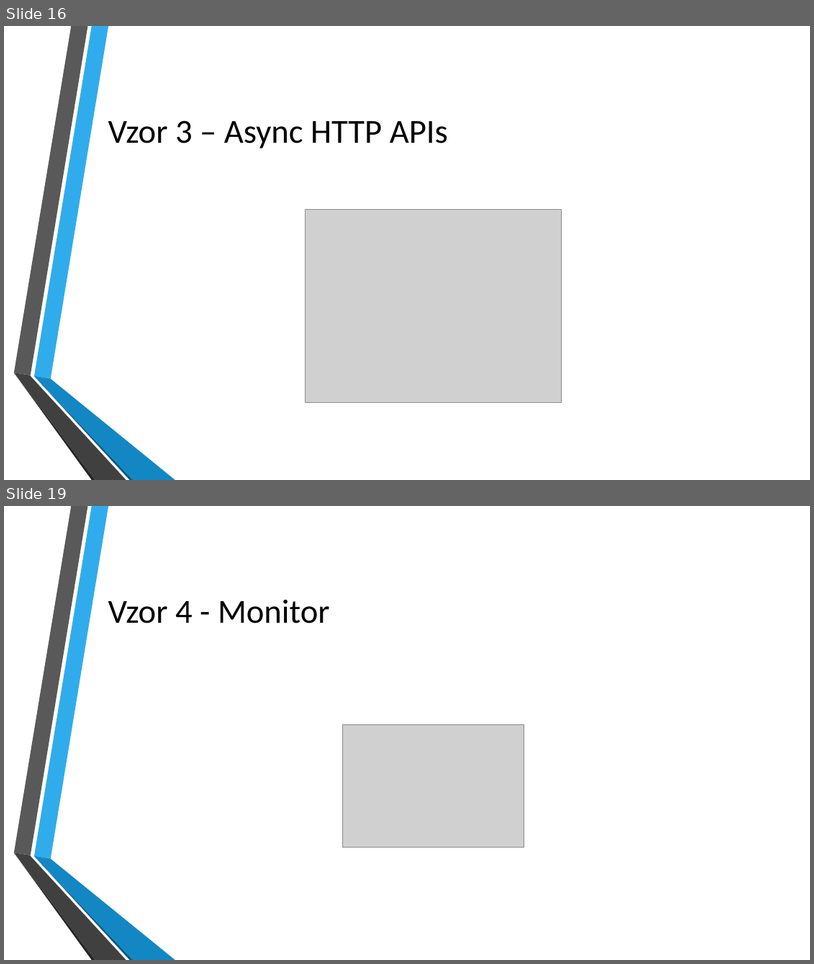
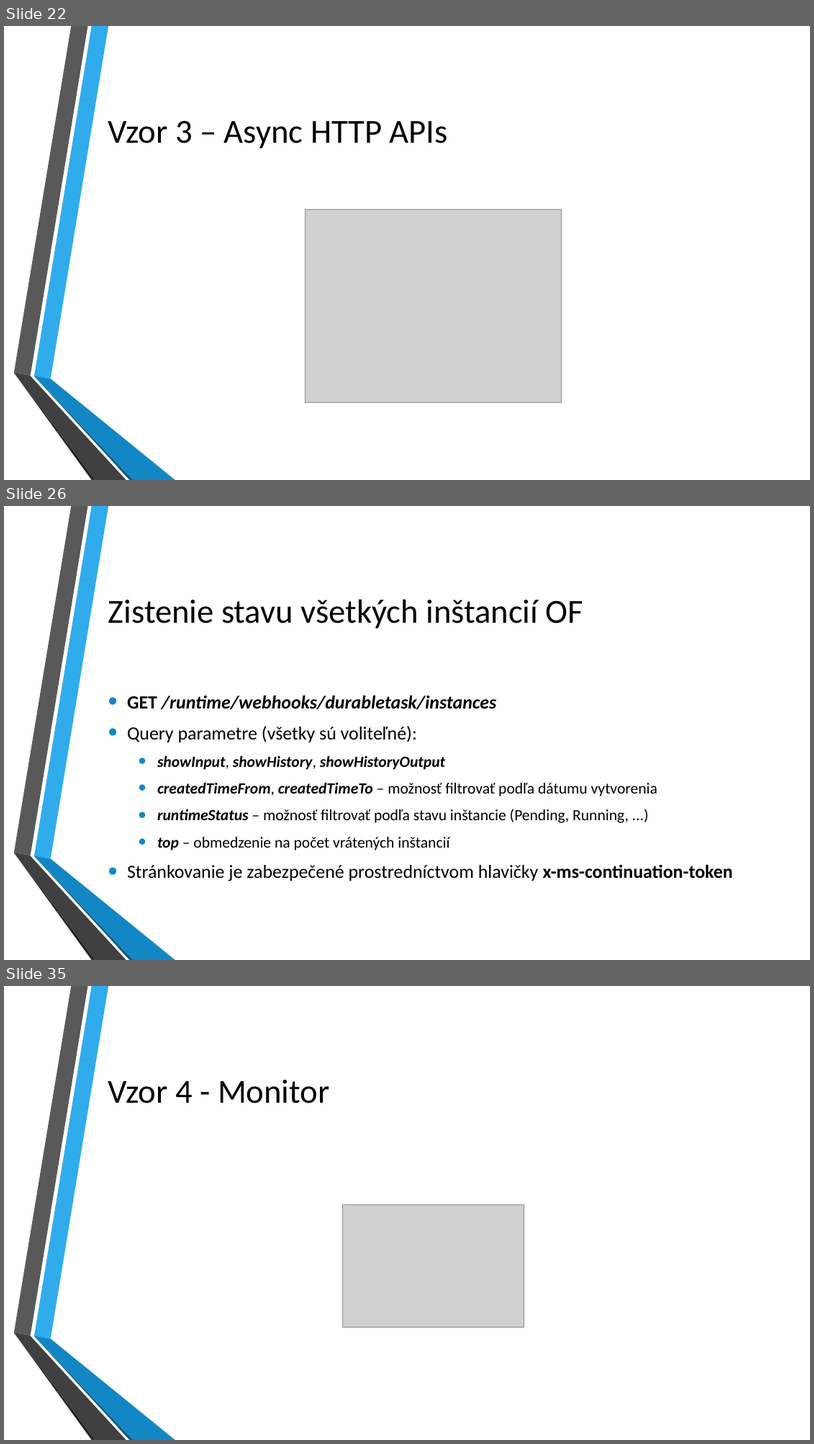
Before and after one commit to kubinko/Azure-Resources-Overview, a slide deck: 05 - Durable Functions/Durable Functions.pptx. Shown one above the other, each under a label of ours: slides 16 and 19 before the commit, slides 22, 26 and 35 after it; the slides between them are not shown. The pictures are 814x964 and 814x1444 pixels, drawn with LibreOffice and Linux fonts; fonts in the diff are those of the drawing; grey boxes stand for pictures; background and template pictures are left out. Boxes give left, top, right and bottom in pixels: in the first picture for what was removed or moved away, otherwise in the second. Text is boxed around its words. In the diff, an @@ line names an element or a change of style, - is before the commit and + after.

```diff
--- a/05 - Durable Functions/Durable Functions.pptx
+++ b/05 - Durable Functions/Durable Functions.pptx
@@ slide 26 added at [4, 506, 810, 960], background picture (left out); not listed: 6 template elements that a slide beside it also shows @@
@@ title added at [108, 599, 584, 628], 40 pt, text #000000 @@
+Zistenie stavu všetkých inštancií OF
@@ text added at [127, 695, 733, 881], 18.5 pt, text #000000 @@
+• GET /runtime/webhooks/durabletask/instances
+• Query parametre (všetky sú voliteľné):
+  • showInput, showHistory, showHistoryOutput
+  • createdTimeFrom, createdTimeTo – možnosť filtrovať podľa dátumu vytvorenia
+  • runtimeStatus – možnosť filtrovať podľa stavu inštancie (Pending, Running, ...)
+  • top – obmedzenie na počet vrátených inštancií
+• Stránkovanie je zabezpečené prostredníctvom hlavičky x-ms-continuation-token
@@ what was slide 16 is now slide 22 @@
@@ what was slide 19 is now slide 35 @@
```
Also in this commit, not shown: 10 slides changed, 20 other slides added.
